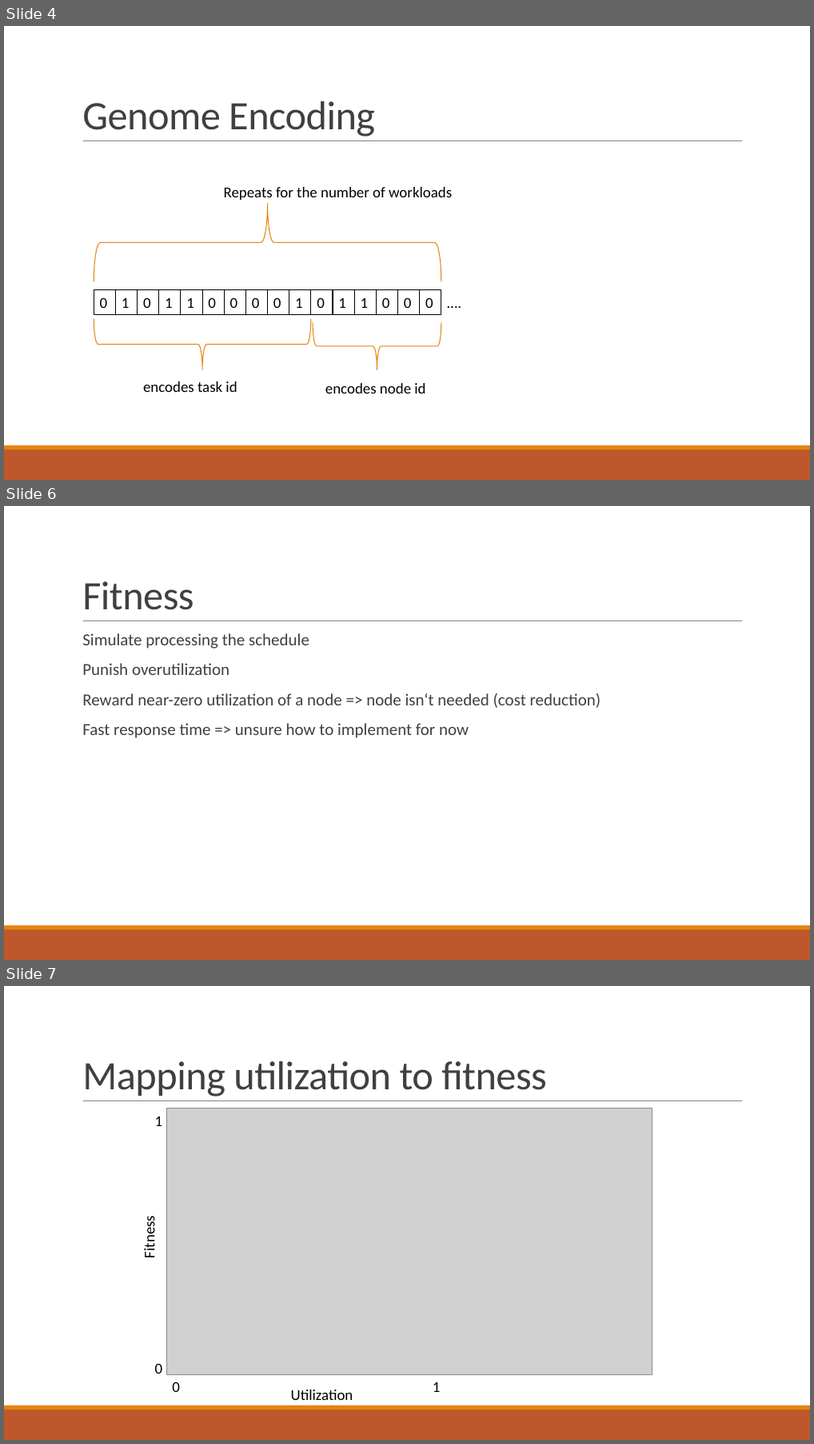
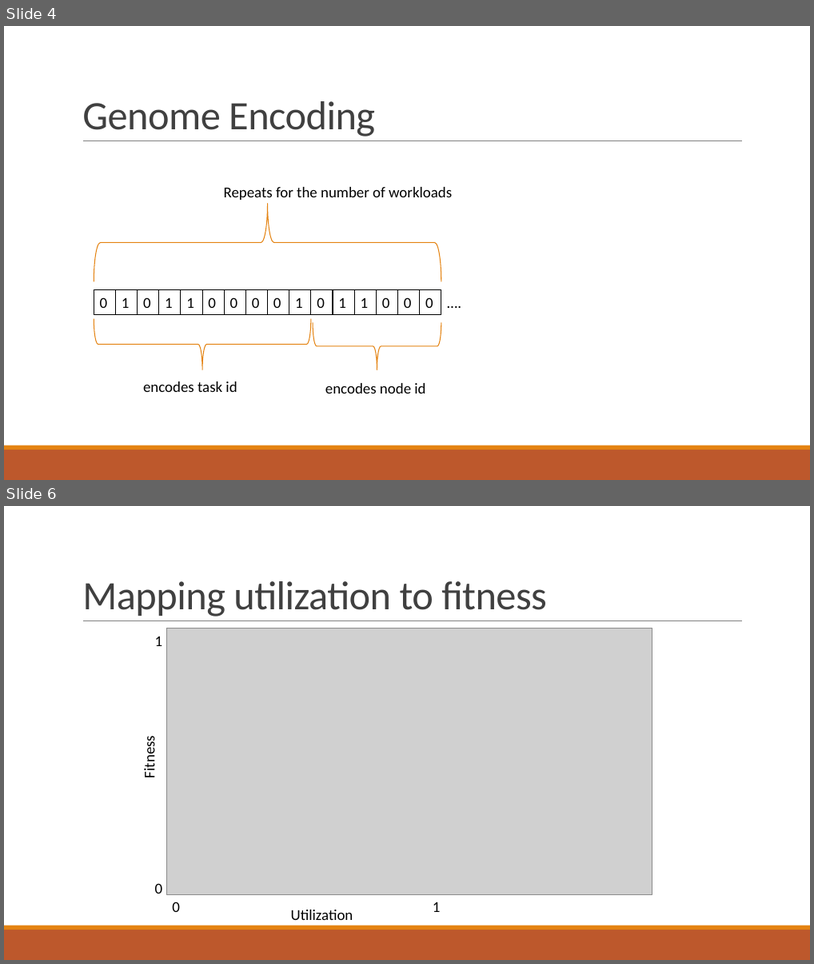
Before and after one commit to Lukas-Kaufmann/workload_scheduling_ga, a slide deck: docs/results.pptx. Shown one above the other, each under a label of ours: slides 4, 6 and 7 before the commit, slides 4 and 6 after it; the slides between them are not shown. The pictures are 814x1444 and 814x964 pixels, drawn with LibreOffice and Linux fonts; fonts in the diff are those of the drawing; grey boxes stand for pictures. Boxes give left, top, right and bottom in pixels: in the first picture for what was removed or moved away, otherwise in the second. Text is boxed around its words. In the diff, an @@ line names an element or a change of style, - is before the commit and + after.

```diff
--- a/docs/results.pptx
+++ b/docs/results.pptx
@@ slide 6 removed at box(4, 506, 810, 960), background #FFFFFF; not listed: 3 template elements that a slide beside it also shows @@
@@ title removed at box(82, 581, 194, 610) @@
-Fitness
@@ text removed at box(82, 633, 602, 738) @@
-  Simulate processing the schedule
-  Punish overutilization
-  Reward near-zero utilization of a node => node isn‘t needed (cost reduction)
-  Fast response time => unsure how to implement for now
@@ what was slide 7 is now slide 6 @@
```
Also in this commit, not shown: 4 slides added, 2 other slides removed, 3 other files.
